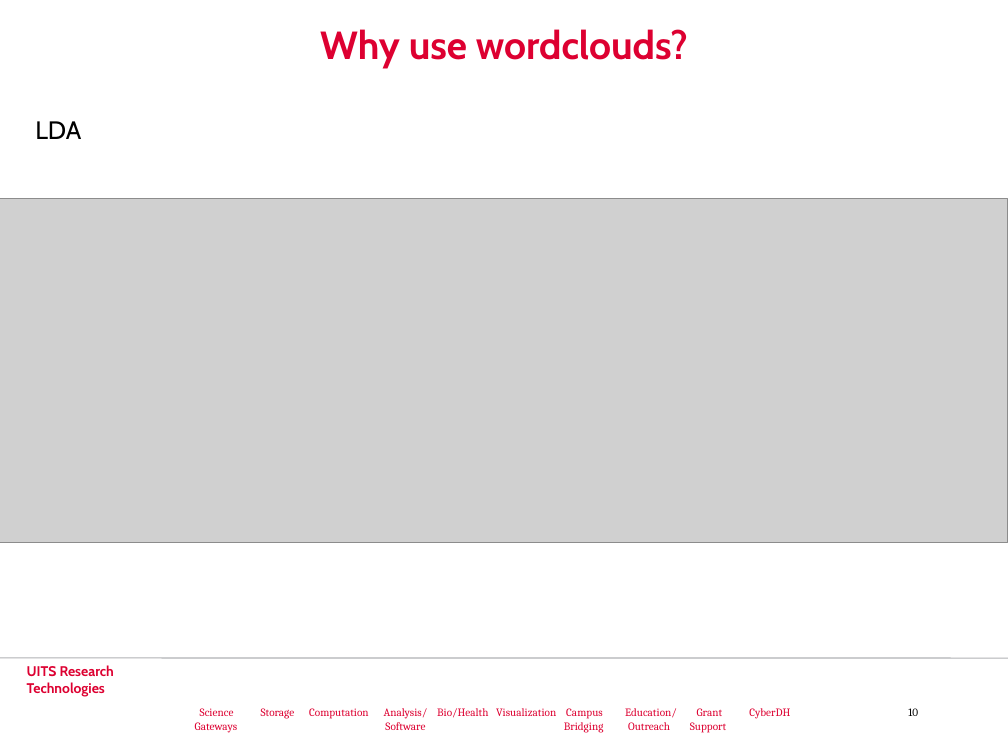
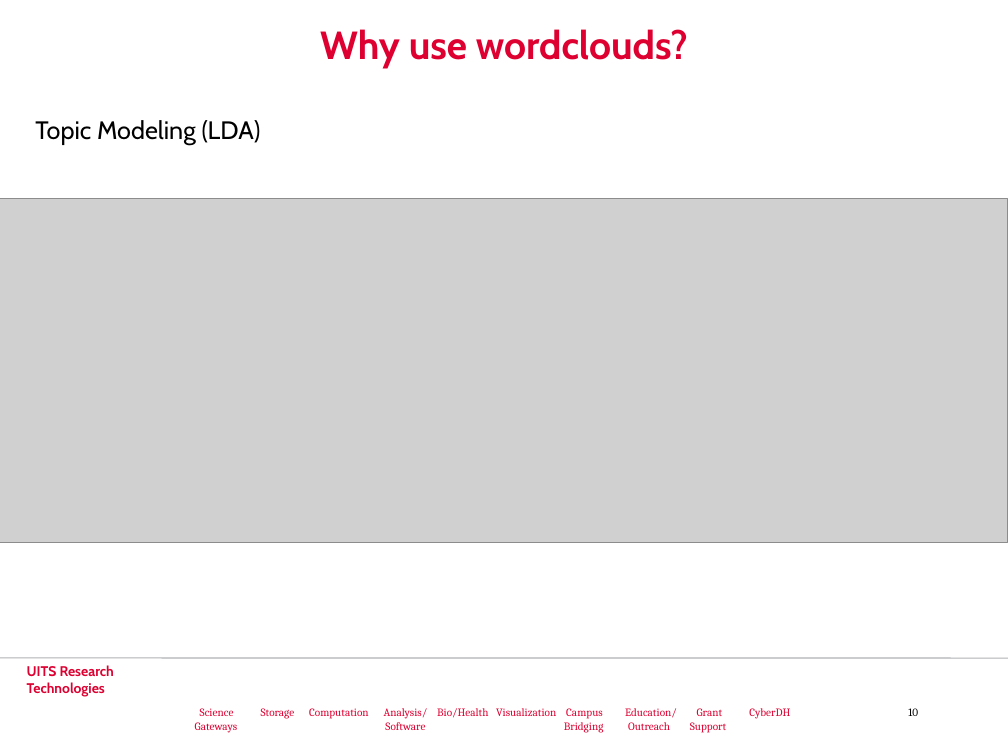
Before and after one commit to cyberdh/Text-Analysis, a slide deck: slide 10 of powerpoints/RBasics.pptx. Drawn at 1008x756 pixels with LibreOffice and Linux fonts; fonts in the diff are those of the drawing; grey boxes stand for pictures; background and template pictures are left out. Boxes give left, top, right and bottom in pixels: in the first picture for what was removed or moved away, otherwise in the second. Text is boxed around its words. In the diff, an @@ line names an element or a change of style, - is before the commit and + after.

Commit message:
updated

```diff
--- a/powerpoints/RBasics.pptx
+++ b/powerpoints/RBasics.pptx
@@ text at [35,120,261,145]: text changed @@
-LDA
+Topic Modeling (LDA)
```
Also in this commit, not shown: 1 other slide changed.
